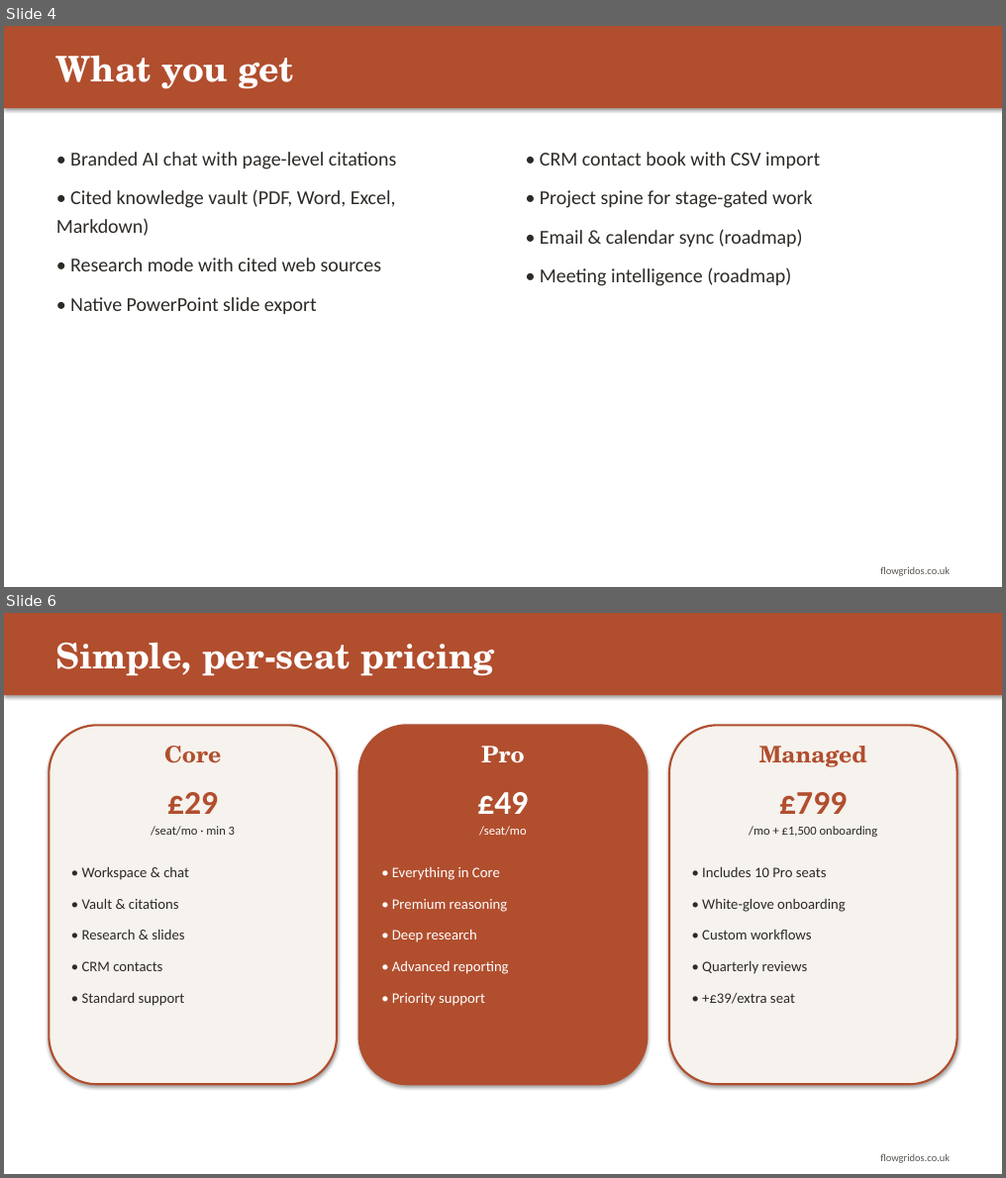
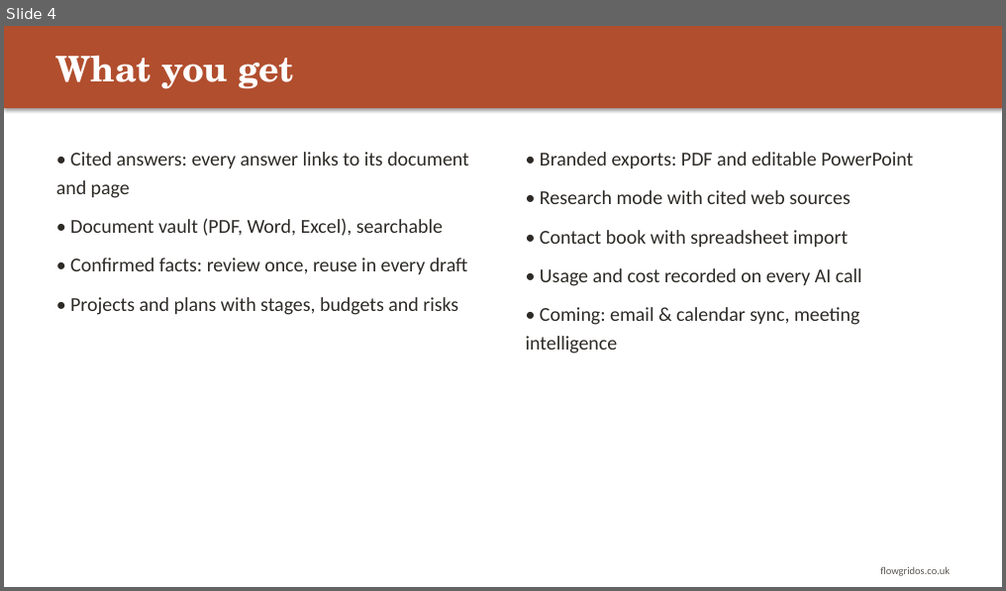
Before and after one commit to CliveStruv56/operations-engine, a slide deck: docs/flowgrid-os-customer-deck.pptx. Shown one above the other, each under a label of ours: slides 4 and 6 before the commit, slide 4 after it; the slides between them are not shown. The pictures are 1006x1178 and 1006x591 pixels, drawn with LibreOffice and Linux fonts; fonts in the diff are those of the drawing. Boxes give left, top, right and bottom in pixels: in the first picture for what was removed or moved away, otherwise in the second. Text is boxed around its words. In the diff, an @@ line names an element or a change of style, - is before the commit and + after.

```diff
--- a/docs/flowgrid-os-customer-deck.pptx
+++ b/docs/flowgrid-os-customer-deck.pptx
@@ slide 6 removed at (x1=4, y1=613, x2=1002, y2=1174), background #FFFFFF @@
@@ rectangle removed at (x1=4, y1=613, x2=1002, y2=695) @@
@@ text removed at (x1=56, y1=642, x2=494, y2=676) @@
-Simple, per-seat pricing
@@ rounded rectangle removed at (x1=49, y1=725, x2=337, y2=1084) @@
@@ rounded rectangle removed at (x1=358, y1=725, x2=647, y2=1084) @@
@@ rounded rectangle removed at (x1=669, y1=725, x2=957, y2=1084) @@
@@ text removed at (x1=164, y1=746, x2=221, y2=763) @@
-Core
@@ text removed at (x1=481, y1=746, x2=525, y2=763) @@
-Pro
@@ text removed at (x1=759, y1=746, x2=867, y2=767) @@
-Managed
@@ text removed at (x1=167, y1=792, x2=218, y2=814) @@
-£29
@@ text removed at (x1=477, y1=792, x2=528, y2=814) @@
-£49
@@ text removed at (x1=779, y1=792, x2=846, y2=814) @@
-£799
@@ text removed at (x1=151, y1=826, x2=235, y2=836) @@
-/seat/mo · min 3
@@ text removed at (x1=479, y1=826, x2=526, y2=836) @@
-/seat/mo
@@ text removed at (x1=748, y1=826, x2=878, y2=837) @@
-/mo + £1,500 onboarding
@@ text removed at (x1=82, y1=866, x2=189, y2=1006) @@
-• Workspace & chat
-• Vault & citations
-• Research & slides
-• CRM contacts
-• Standard support
@@ text removed at (x1=392, y1=867, x2=509, y2=1006) @@
-• Everything in Core
-• Premium reasoning
-• Deep research
-• Advanced reporting
-• Priority support
@@ text removed at (x1=702, y1=866, x2=846, y2=1004) @@
-• Includes 10 Pro seats
-• White-glove onboarding
-• Custom workflows
-• Quarterly reviews
-• +£39/extra seat
@@ text removed at (x1=880, y1=1154, x2=949, y2=1163) @@
-flowgridos.co.uk
@@ slide 4 changed as well @@
@@ text at (x1=56, y1=152, x2=469, y2=315): text changed @@
-• Branded AI chat with page-level citations
-• Cited knowledge vault (PDF, Word, Excel, Markdown)
-• Research mode with cited web sources
-• Native PowerPoint slide export
+• Cited answers: every answer links to its document and page
+• Document vault (PDF, Word, Excel), searchable
+• Confirmed facts: review once, reuse in every draft
+• Projects and plans with stages, budgets and risks
@@ text at (x1=526, y1=152, x2=913, y2=354): text changed @@
-• CRM contact book with CSV import
-• Project spine for stage-gated work
-• Email & calendar sync (roadmap)
-• Meeting intelligence (roadmap)
+• Branded exports: PDF and editable PowerPoint
+• Research mode with cited web sources
+• Contact book with spreadsheet import
+• Usage and cost recorded on every AI call
+• Coming: email & calendar sync, meeting intelligence
```
Also in this commit, not shown: 5 other slides changed, 6 other files.
